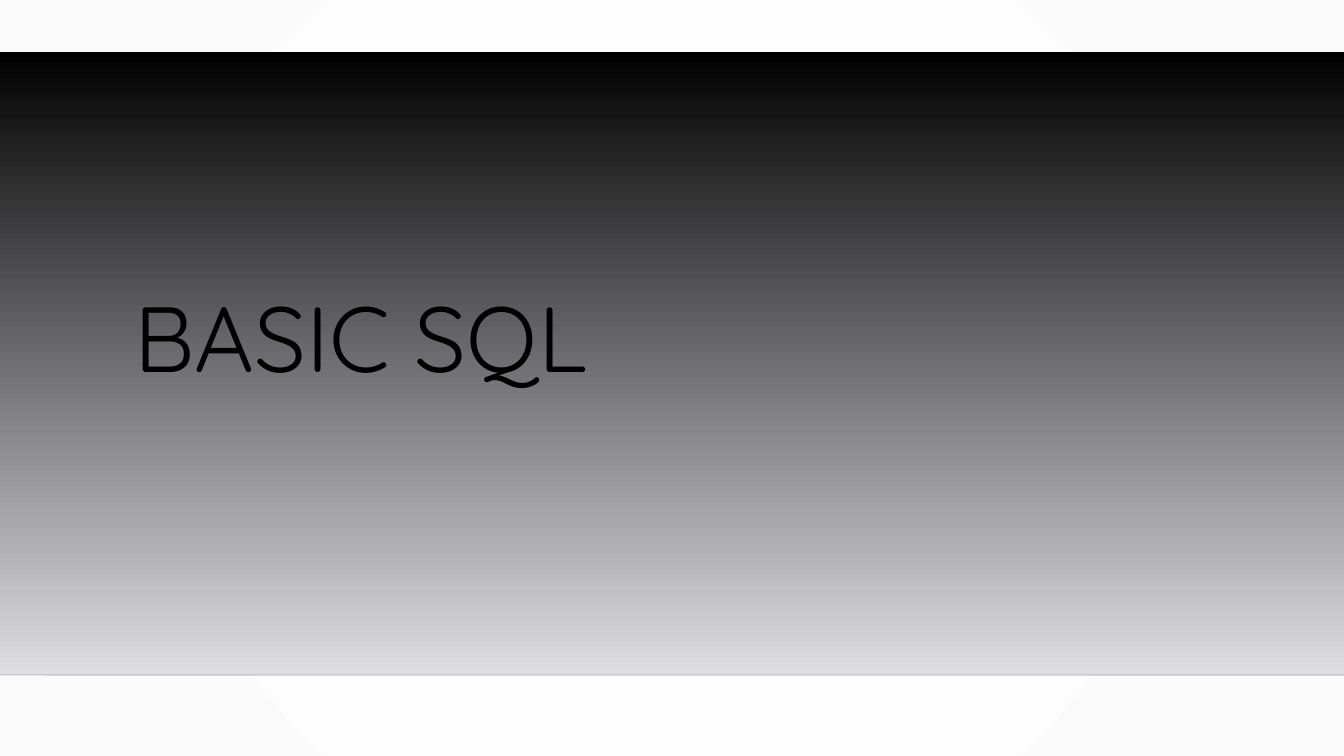
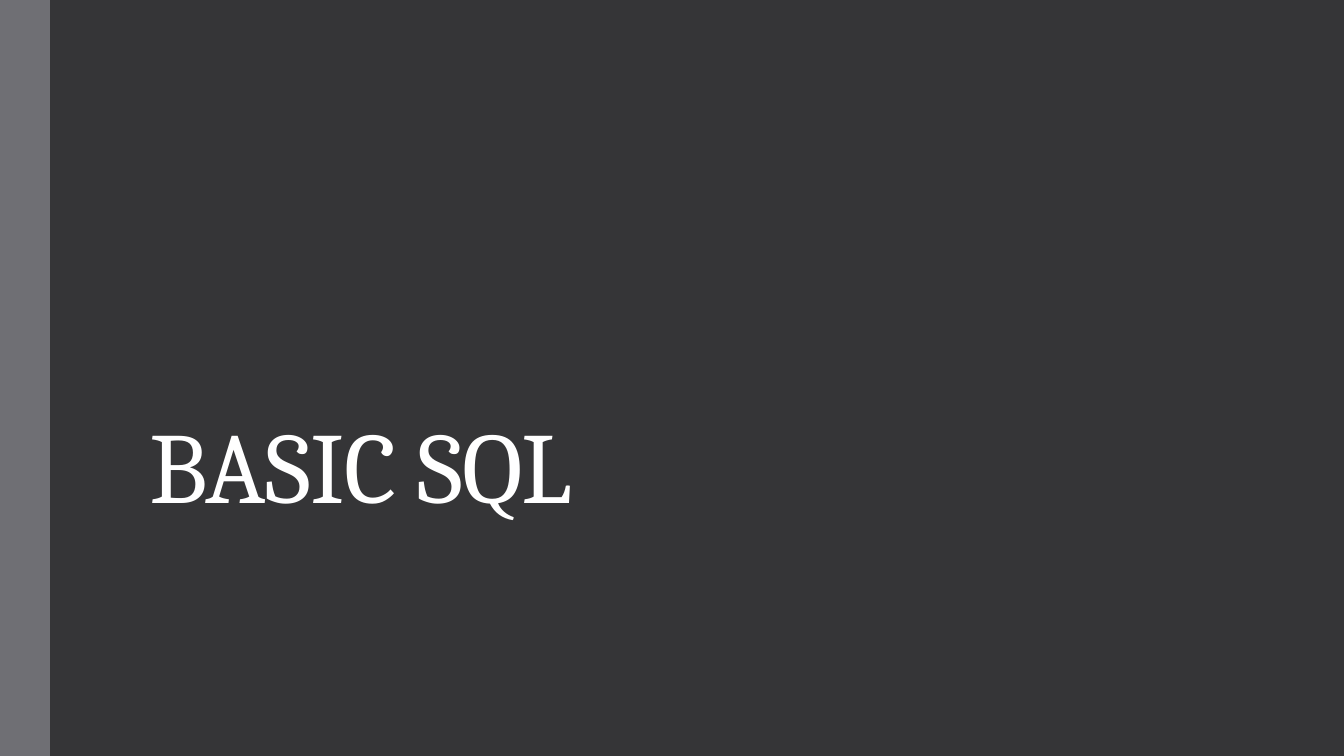
Before and after one commit to MGIS-UMN/GIS5577_week2, a slide deck: slide 1 of BASIC_SQL.odp. Drawn at 1344x756 pixels with LibreOffice and Linux fonts; fonts in the diff are those of the drawing; background and template pictures are left out. Boxes give left, top, right and bottom in pixels: in the first picture for what was removed or moved away, otherwise in the second. Text is boxed around its words. In the diff, an @@ line names an element or a change of style, - is before the commit and + after.

```diff
--- a/BASIC_SQL.odp
+++ b/BASIC_SQL.odp
@@ background gradient #FFFFFF to #FAFAFA to #353537 @@
@@ freeform shape added at (0, 0, 50, 756), fill #6F6F74 @@
@@ freeform shape removed at (0, 51, 1344, 675) @@
@@ title "BASIC SQL": place and size @@
-title "BASIC SQL" at (134, 306, 588, 388)
+title "BASIC SQL" at (149, 435, 572, 520)
@@ title "BASIC SQL" at (149, 435, 572, 520): size 66 to 72 pt, font Quicksand to Cambria, text colour #000000 to #FFFFFF, letter spacing 0 to -0.5 pt; line spacing 0.9 to 0.85 @@
@@ line removed from (0, 675) to (1344, 675) @@
```
Also in this commit, not shown: 30 other slides changed.
